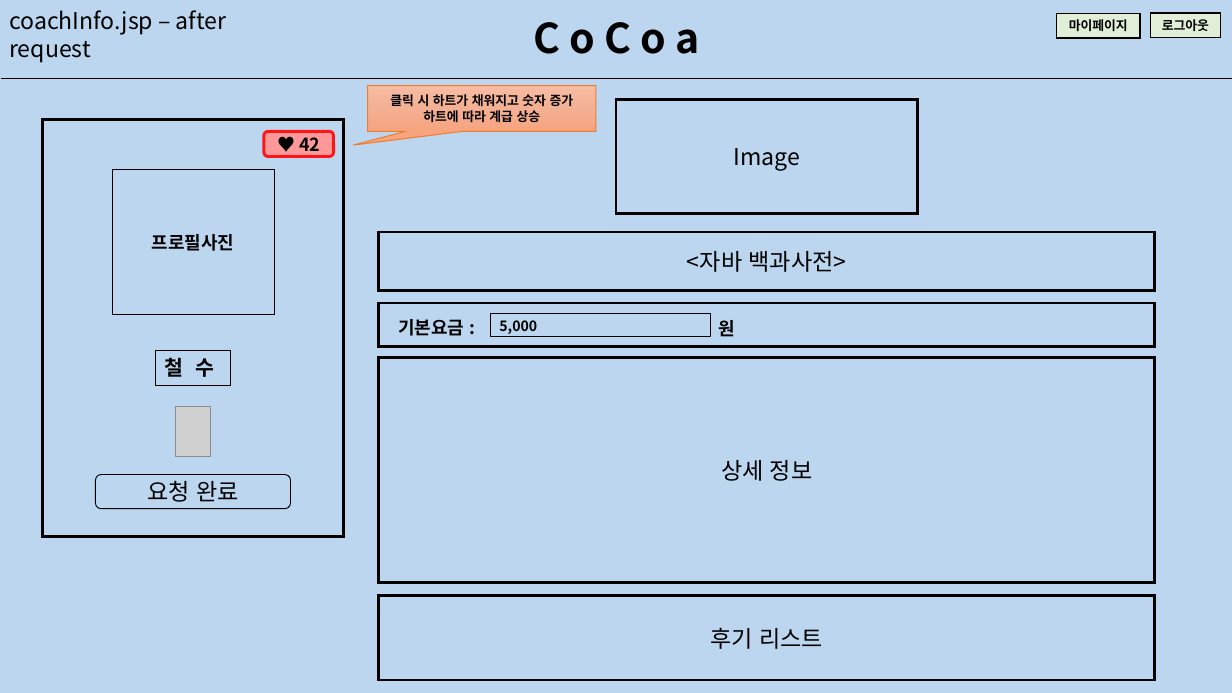
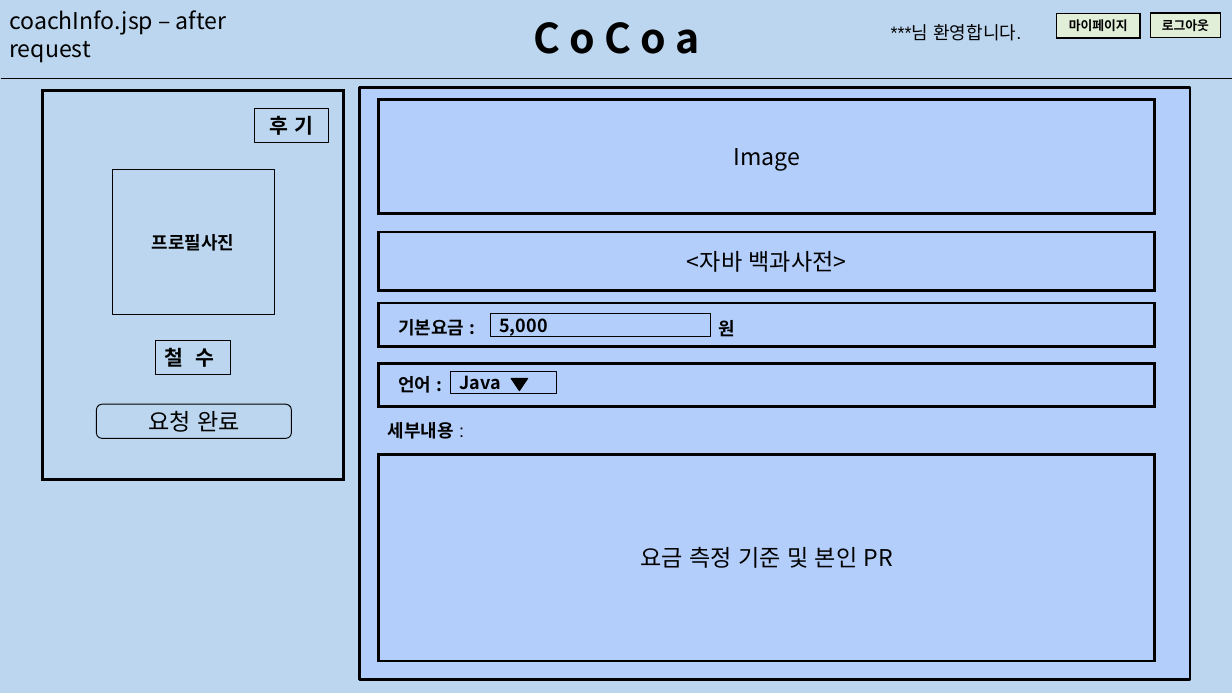
Before and after one commit to math-shpark/AI-Platform-Project-2021-CoCoa-, a slide deck: slide 34 of documents/UI.pptx (slide 28 before the commit). Drawn at 1232x693 pixels with LibreOffice and Linux fonts; fonts in the diff are those of the drawing; grey boxes stand for pictures. Boxes give left, top, right and bottom in pixels: in the first picture for what was removed or moved away, otherwise in the second. Text is boxed around its words. In the diff, an @@ line names an element or a change of style, - is before the commit and + after.

```diff
--- a/documents/UI.pptx
+++ b/documents/UI.pptx
@@ text added at (891, 24, 1021, 41), 14 pt, text #000000 @@
+***님 환영합니다.
@@ rectangle added at (360, 88, 1189, 680), fill #B3CEFB, outline #000000 2 pt @@
@@ speech box removed at (368, 86, 596, 131) @@
-클릭 시 하트가 채워지고 숫자 증가
-하트에 따라 계급 상승
@@ rectangle: place and size @@
-rectangle at (43, 120, 345, 537)
+rectangle at (43, 91, 345, 480)
@@ rectangle added at (254, 108, 329, 142), outline #000000 0.75 pt, 16 pt, text #000000, bold @@
+후 기
@@ rectangle "Image": place and size @@
-rectangle "Image" at (616, 100, 918, 213)
+rectangle "Image" at (379, 100, 1155, 213)
@@ rounded rectangle removed at (264, 131, 334, 156) @@
-♥ 42
@@ rectangle "5,000" at (490, 314, 710, 337): size 11 to 14 pt @@
@@ rectangle "철 수": place and size @@
-rectangle "철 수" at (155, 351, 230, 385)
+rectangle "철 수" at (155, 341, 230, 375)
@@ rectangle removed at (379, 358, 1155, 583) @@
-상세 정보
@@ rectangle added at (379, 363, 1155, 407), outline #000000 2.25 pt @@
@@ text added at (398, 376, 431, 393), 14 pt, text #000000, bold @@
+언어 :
@@ rectangle added at (450, 372, 556, 395), outline #000000 0.75 pt, 14 pt, text #000000, bold @@
+Java
@@ triangle added at (511, 379, 528, 391), fill #000000, outline #000000 0.75 pt @@
@@ rounded rectangle "요청 완료": place and size @@
-rounded rectangle "요청 완료" at (95, 475, 290, 509)
+rounded rectangle "요청 완료" at (96, 404, 291, 438)
@@ picture removed at (176, 407, 211, 457) @@
@@ text added at (388, 422, 454, 439), 14 pt, text #000000, bold @@
+세부내용 :
@@ rectangle added at (379, 454, 1155, 661), outline #000000 2.25 pt, 18 pt, text #000000 @@
+요금 측정 기준 및 본인 PR
@@ rectangle removed at (379, 596, 1155, 680) @@
-후기 리스트
```
Also in this commit, not shown: 19 other slides changed, 14 slides added, 9 slides removed, 7 other files.
